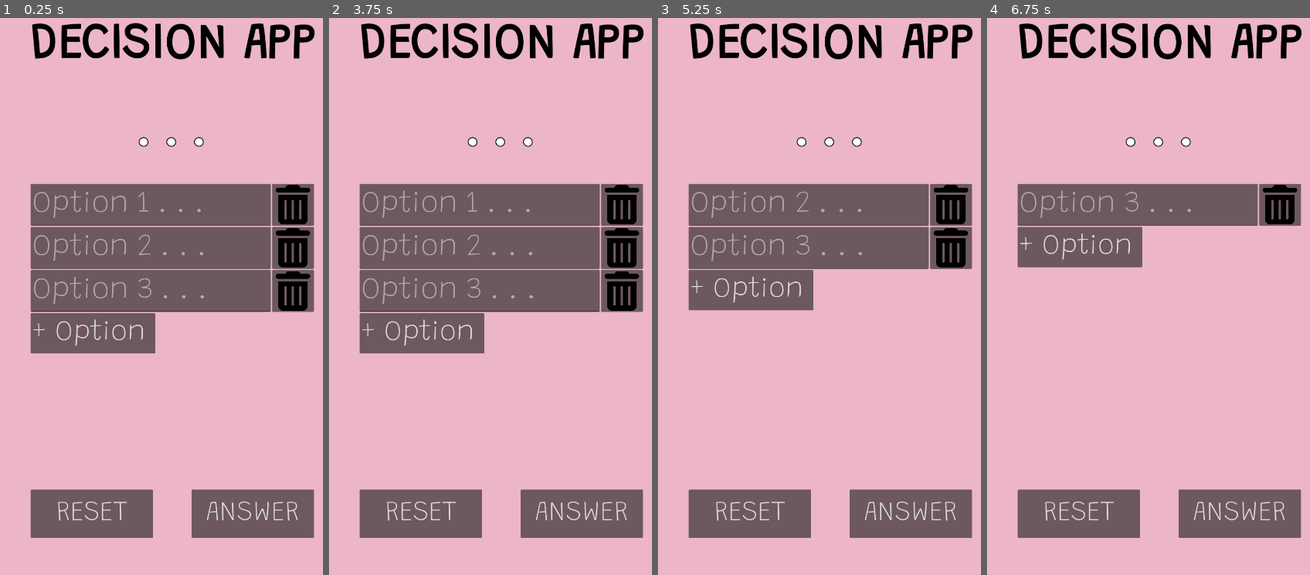
Above: before the commit, frames 1-4 (left to right).
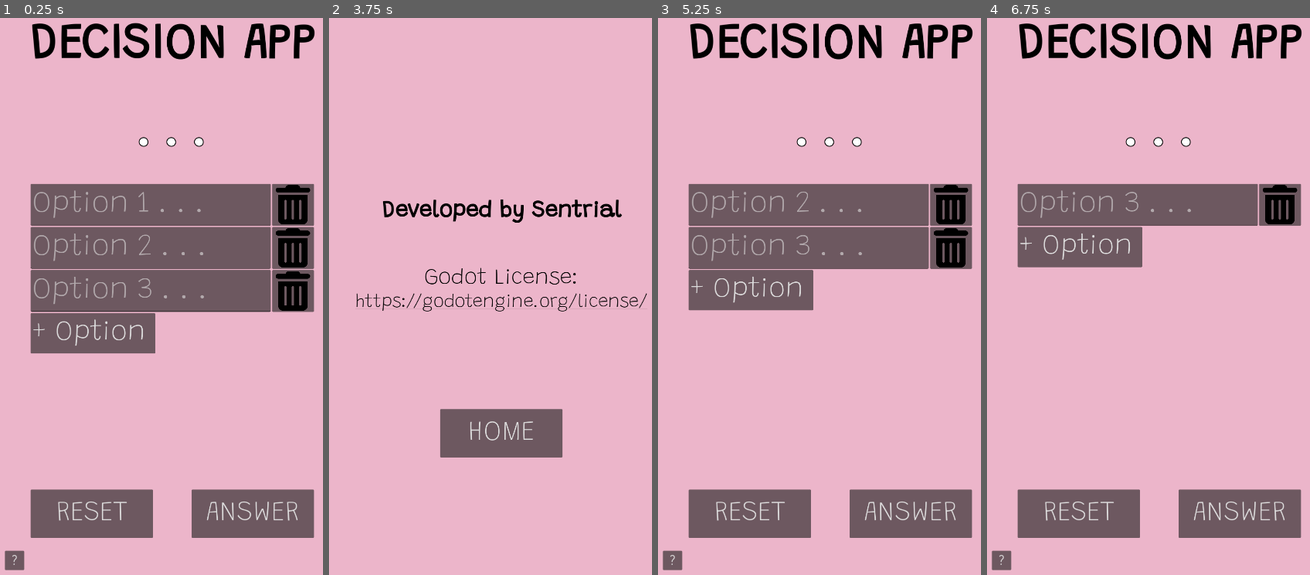
Above: after the commit, the same moments.

Repository: Sentrial/DecisionApp
Game: Godot game, scene res://Scenes/main.tscn
The game is run twice, just before and just after one commit, with the same random seed, the same clock (stepped at 60 frames per second) and the same inputs.
Inputs (mouse positions are in pixels of both pictures, inside the frame that each line leads up to):
- Up to frame 1 (0.25 s): no input
- Up to frame 2 (3.75 s): click (480, 207) at 0.52 s; type "12" at 0.6 s; click (480, 246) at 0.75 s; type "12" at 0.83 s; click (480, 290) at 0.98 s; type "12" at 1.07 s; click "+ Option" at 1.25 s; click (480, 335) at 2.02 s; type "12" at 2.1 s; click "RESET" at 2.75 s; click (345, 558) at 3.5 s, where only the run after the commit has a clickable "?"
- Up to frame 3 (5.25 s): click (829, 435) at 4.25 s, where only the run after the commit has a clickable "HOME"; click (951, 207) at 5.02 s
- Up to frame 4 (6.75 s): click "ANSWER" at 5.75 s; click (1280, 207) at 6.52 s

The runs differ from the first frame. In frame 1, 0.2% of the frame differs, in the area x 1-8%, y 95-100%; in frame 2, 35%, in the area x 8-99%, y 0-94%; in frame 3, 0.2%; in frame 4, 0.2%.

Commit message:
Added about scene. Final changes.

Diff:
--- /dev/null
+++ b/decision-app/Scenes/about.gd
@@ -0,0 +1,4 @@
+extends Node2D
+
+func _on_home_pressed():
+	get_tree().change_scene_to_file("res://Scenes/main.tscn")
--- /dev/null
+++ b/decision-app/Scenes/about.tscn
@@ -0,0 +1,49 @@
+[gd_scene load_steps=2 format=3 uid="uid://bmmulrwt2oxij"]
+
+[ext_resource type="Script" uid="uid://cpfyfxmfgn1w5" path="res://Scenes/about.gd" id="1_vbrdd"]
+
+[node name="About" type="Node2D"]
+script = ExtResource("1_vbrdd")
+
+[node name="Text" type="RichTextLabel" parent="."]
+custom_minimum_size = Vector2(1080, 1920)
+offset_right = 40.0
+offset_bottom = 40.0
+theme_override_colors/default_color = Color(0, 0, 0, 1)
+theme_override_font_sizes/bold_italics_font_size = 68
+theme_override_font_sizes/italics_font_size = 68
+theme_override_font_sizes/mono_font_size = 68
+theme_override_font_sizes/normal_font_size = 68
+theme_override_font_sizes/bold_font_size = 68
+bbcode_enabled = true
+text = "[b]Developed by Sentrial[/b]
+
+
+Godot License:
+
+
+"
+horizontal_alignment = 1
+vertical_alignment = 1
+
+[node name="GodotLicenseLink" type="LinkButton" parent="."]
+offset_left = 86.0
+offset_top = 1040.0
+offset_right = 994.0
+offset_bottom = 1100.0
+size_flags_horizontal = 4
+size_flags_vertical = 4
+theme_override_colors/font_color = Color(0, 0, 0, 1)
+theme_override_font_sizes/font_size = 56
+text = "https://godotengine.org/license/"
+uri = "https://godotengine.org/license/"
+
+[node name="HomeButton" type="Button" parent="."]
+offset_left = 350.0
+offset_top = 1400.0
+offset_right = 730.0
+offset_bottom = 1550.0
+theme_override_font_sizes/font_size = 86
+text = "HOME"
+
+[connection signal="pressed" from="HomeButton" to="." method="_on_home_pressed"]
--- a/decision-app/Scenes/main.tscn
+++ b/decision-app/Scenes/main.tscn
@@ -1,9 +1,10 @@
-[gd_scene load_steps=7 format=3 uid="uid://btamp27jhjrtj"]
+[gd_scene load_steps=8 format=3 uid="uid://btamp27jhjrtj"]
 
 [ext_resource type="Script" uid="uid://b04yepgmue5f8" path="res://Scripts/main.gd" id="1_jjgbg"]
 [ext_resource type="AudioStream" uid="uid://djkvvvyl5h337" path="res://Resources/Sounds/GlitterSFX-cut.mp3" id="3_8gbba"]
 [ext_resource type="Theme" uid="uid://jl4g7k5tpoup" path="res://Resources/Themes/ItemTheme.tres" id="4_jjvhh"]
 [ext_resource type="Texture2D" uid="uid://dxkitmov6u7fi" path="res://Resources/Icons/trash-can-solid.svg" id="5_kry3j"]
+[ext_resource type="FontFile" uid="uid://bagjd1t08p2he" path="res://Resources/Fonts/Delius-Regular.ttf" id="6_6bp64"]
 [ext_resource type="Script" uid="uid://gf5hmi5w4ttt" path="res://Scripts/remove_button.gd" id="6_21xkr"]
 
 [sub_resource type="AudioStreamRandomizer" id="AudioStreamRandomizer_jjvhh"]
@@ -77,6 +78,7 @@
 size_flags_horizontal = 3
 theme = ExtResource("4_jjvhh")
 placeholder_text = "Option 1 . . ."
+max_length = 128
 
 [node name="ClearButton" type="Button" parent="Center/ScrollContainer/VBoxContainer/item1"]
 custom_minimum_size = Vector2(130, 130)
@@ -96,6 +98,7 @@
 size_flags_horizontal = 3
 theme = ExtResource("4_jjvhh")
 placeholder_text = "Option 2 . . ."
+max_length = 128
 
 [node name="ClearButton" type="Button" parent="Center/ScrollContainer/VBoxContainer/item2"]
 custom_minimum_size = Vector2(130, 130)
@@ -115,6 +118,7 @@
 size_flags_horizontal = 3
 theme = ExtResource("4_jjvhh")
 placeholder_text = "Option 3 . . ."
+max_length = 128
 
 [node name="ClearButton" type="Button" parent="Center/ScrollContainer/VBoxContainer/item3"]
 custom_minimum_size = Vector2(130, 130)
@@ -148,6 +152,16 @@
 theme_override_font_sizes/font_size = 86
 text = "RESET"
 
+[node name="AboutButton" type="Button" parent="."]
+offset_left = 20.0
+offset_top = 1840.0
+offset_right = 80.0
+offset_bottom = 1900.0
+theme_override_fonts/font = ExtResource("6_6bp64")
+theme_override_font_sizes/font_size = 40
+text = "?"
+
 [connection signal="pressed" from="Center/ScrollContainer/VBoxContainer/Button" to="." method="_on_add_option_pressed"]
 [connection signal="pressed" from="Center/AnswerButton" to="." method="_on_answer_pressed"]
 [connection signal="pressed" from="Center/ResetButton" to="." method="_on_reset_pressed"]
+[connection signal="pressed" from="AboutButton" to="." method="_on_about_pressed"]
--- a/decision-app/Scripts/main.gd
+++ b/decision-app/Scripts/main.gd
@@ -35,3 +35,7 @@
 
 func _on_reset_pressed():
 	get_tree().change_scene_to_file("res://Scenes/main.tscn")
+
+
+func _on_about_pressed() -> void:
+	get_tree().change_scene_to_file("res://Scenes/about.tscn")
--- a/decision-app/project.godot
+++ b/decision-app/project.godot
@@ -14,6 +14,7 @@
 run/main_scene="uid://btamp27jhjrtj"
 config/features=PackedStringArray("4.4", "GL Compatibility")
 boot_splash/bg_color=Color(0.92549, 0.709804, 0.792157, 1)
+boot_splash/image="uid://dw8d4oc7xlb6a"
 config/icon="uid://dw8d4oc7xlb6a"
 config/windows_native_icon="res://Resources/Icons/DecisionAppIcon.ico"
 
Not shown, added: decision-app/Scenes/about.gd.uid
Not shown, changed: .gitignore
